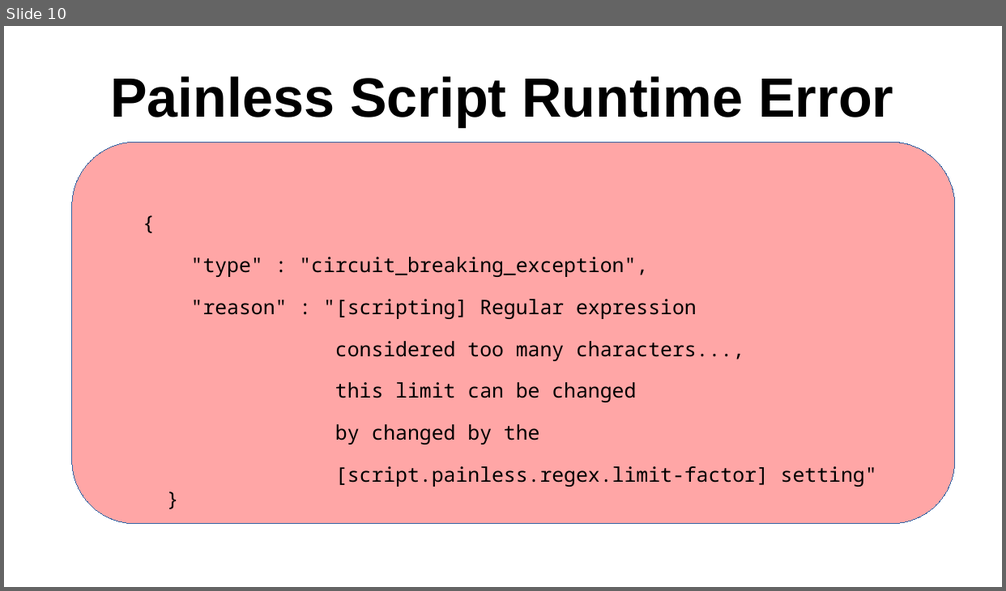
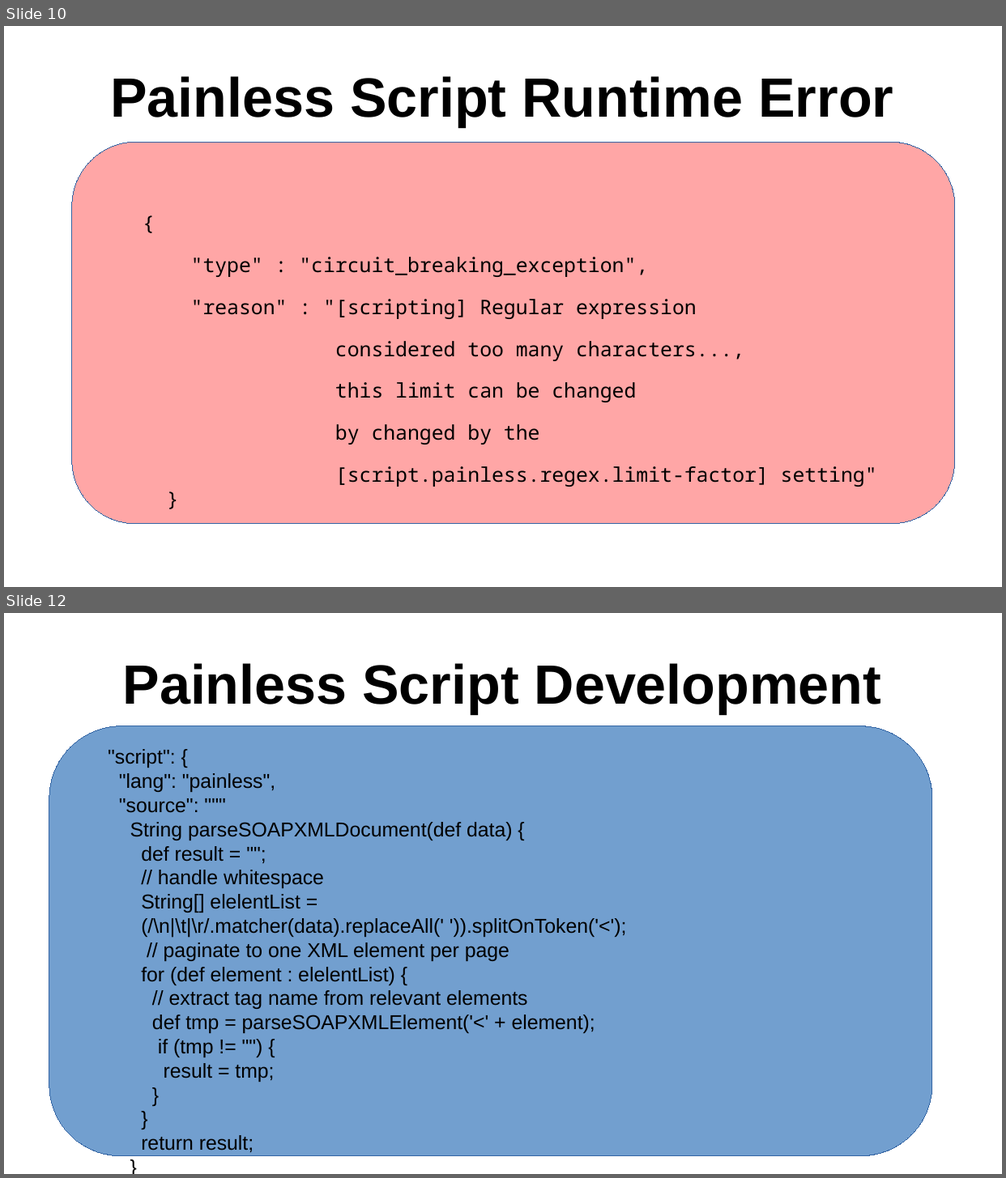
Before and after one commit to sergueik/springboot_study, a slide deck: basic-purejs-xml-parser/Painless Script for Ingesting SOAP Action from SOAP Payload.odp. Shown one above the other, each under a label of ours: slide 10 before the commit, slides 10 and 12 after it; the slides between them are not shown. The pictures are 1006x591 and 1006x1178 pixels, drawn with LibreOffice and Linux fonts; fonts in the diff are those of the drawing. Boxes give left, top, right and bottom in pixels: in the first picture for what was removed or moved away, otherwise in the second. Text is boxed around its words. In the diff, an @@ line names an element or a change of style, - is before the commit and + after.

```diff
--- a/basic-purejs-xml-parser/Painless Script for Ingesting SOAP Action from SOAP Payload.odp
+++ b/basic-purejs-xml-parser/Painless Script for Ingesting SOAP Action from SOAP Payload.odp
@@ slide 12 added at <box>4,613,1002,1174</box>, background #FFFFFF @@
@@ title added at <box>123,663,882,714</box>, 44 pt, text #000000, bold @@
+Painless Script Development
@@ rounded rectangle added at <box>49,726,932,1157</box>, fill #729FCF, outline #3465A4 0 pt @@
@@ text added at <box>108,749,627,1082</box>, 16 pt, text #000000 @@
+"script": {
+"lang": "painless",
+"source": """
+String parseSOAPXMLDocument(def data) {
+def result = "";
+// handle whitespace
+String[] elelentList =
+(/\n|\t|\r/.matcher(data).replaceAll(' ')).splitOnToken('<');
+// paginate to one XML element per page
+for (def element : elelentList) {
+// extract tag name from relevant elements
+def tmp = parseSOAPXMLElement('<' + element);
+if (tmp != "") {
+result = tmp;
+}
+}
+return result;
+}
```
Also in this commit, not shown: 1 slide changed, 3 other slides added, 1 other file.
